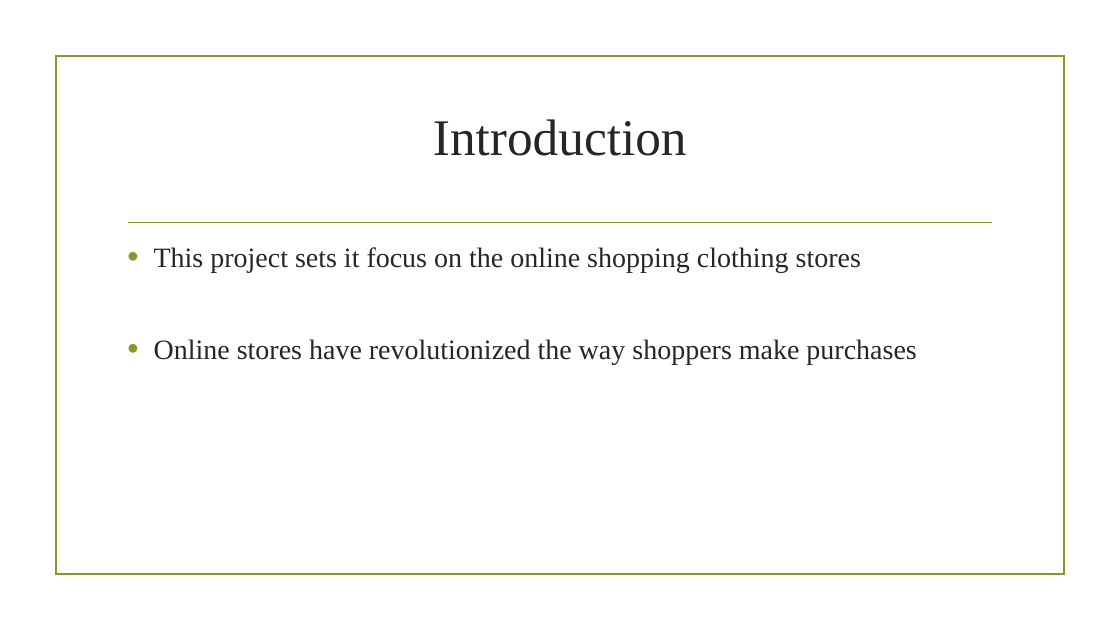
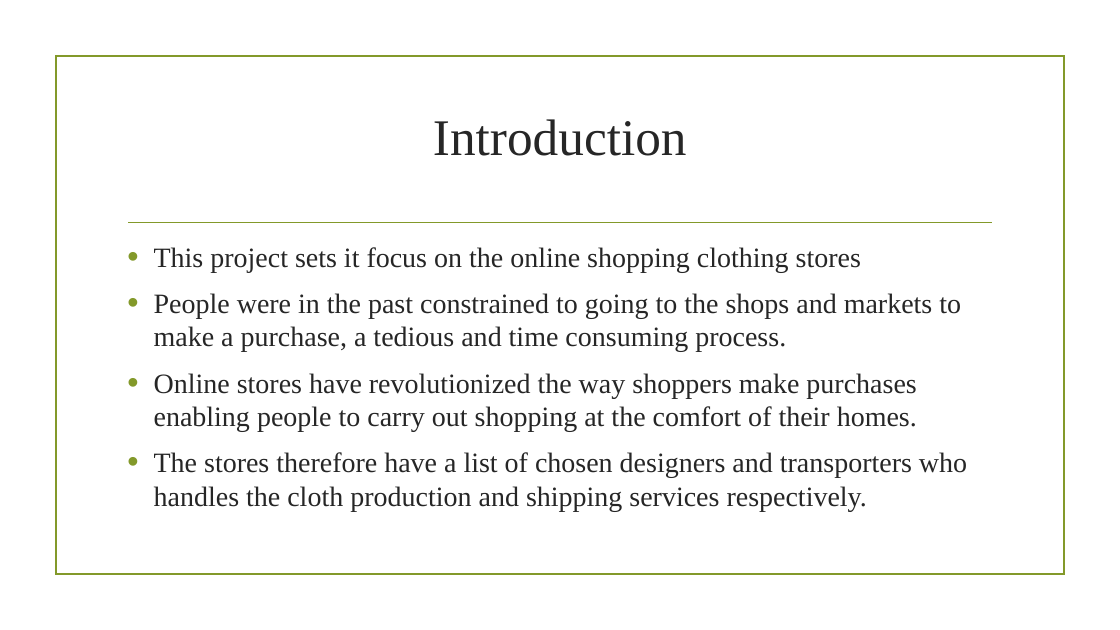
Before and after one commit to novak-jack15/IvyProject, a slide deck: slide 2 of report/ONLINE PEACE TAILORING SHOPPING STORE.pptx. Drawn at 1120x630 pixels with LibreOffice and Linux fonts; fonts in the diff are those of the drawing; background and template pictures are left out. Boxes give left, top, right and bottom in pixels: in the first picture for what was removed or moved away, otherwise in the second. Text is boxed around its words. In the diff, an @@ line names an element or a change of style, - is before the commit and + after.

```diff
--- a/report/ONLINE PEACE TAILORING SHOPPING STORE.pptx
+++ b/report/ONLINE PEACE TAILORING SHOPPING STORE.pptx
@@ text at (x1=154, y1=293, x2=967, y2=512): text changed @@
-• Online stores have revolutionized the way shoppers make purchases
+• People were in the past constrained to going to the shops and markets to make a purchase, a tedious and time consuming process.
+• Online stores have revolutionized the way shoppers make purchases enabling people to carry out shopping at the comfort of their homes.
+• The stores therefore have a list of chosen designers and transporters who handles the cloth production and shipping services respectively.
```
Also in this commit, not shown: 5 other slides changed, 1 slide added.
